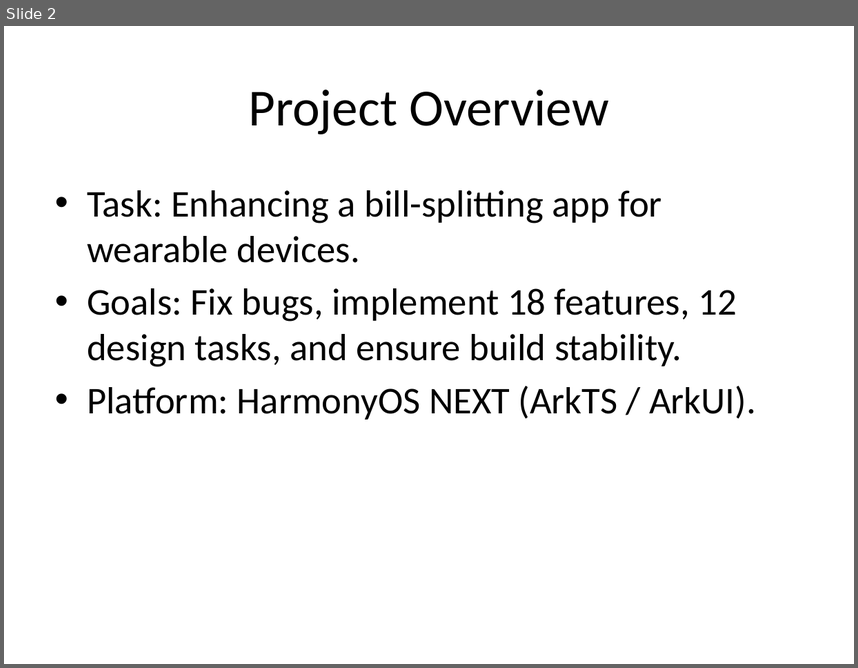
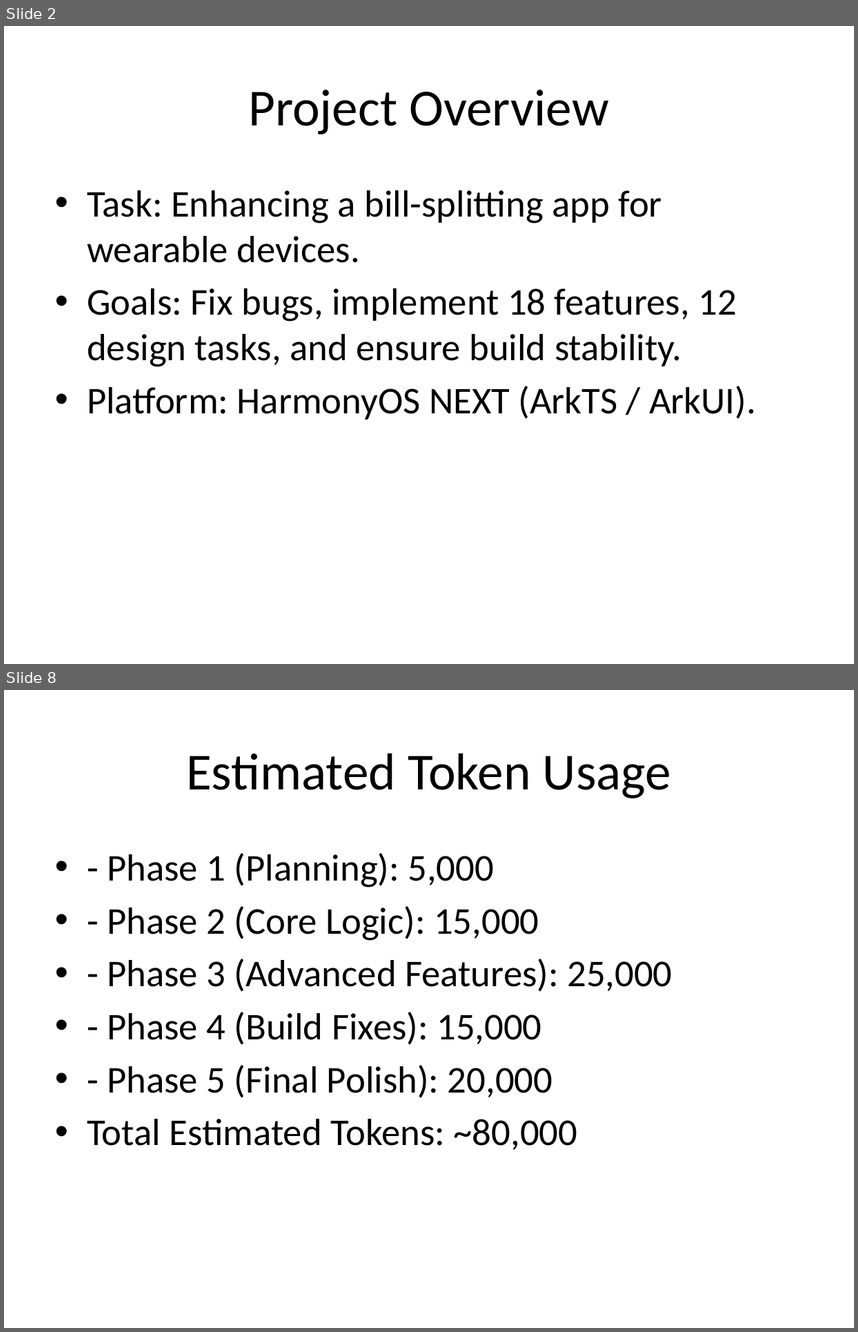
Before and after one commit to bunyamineymen/quick-bill-split, a slide deck: Project_Summary.pptx. Shown one above the other, each under a label of ours: slide 2 before the commit, slides 2 and 8 after it; the slides between them are not shown. The pictures are 858x668 and 858x1332 pixels, drawn with LibreOffice and Linux fonts; fonts in the diff are those of the drawing. Boxes give left, top, right and bottom in pixels: in the first picture for what was removed or moved away, otherwise in the second. Text is boxed around its words. In the diff, an @@ line names an element or a change of style, - is before the commit and + after.

```diff
--- a/Project_Summary.pptx
+++ b/Project_Summary.pptx
@@ slide 8 added at [4, 690, 854, 1328], background #FFFFFF @@
@@ title added at [186, 753, 671, 798], 44 pt, text #000000 @@
+Estimated Token Usage
@@ text added at [87, 853, 672, 1150], 32 pt, text #000000 @@
+• - Phase 1 (Planning): 5,000
+• - Phase 2 (Core Logic): 15,000
+• - Phase 3 (Advanced Features): 25,000
+• - Phase 4 (Build Fixes): 15,000
+• - Phase 5 (Final Polish): 20,000
+• Total Estimated Tokens: ~80,000
```
Also in this commit, not shown: 7 slides changed, 1 slide removed.
